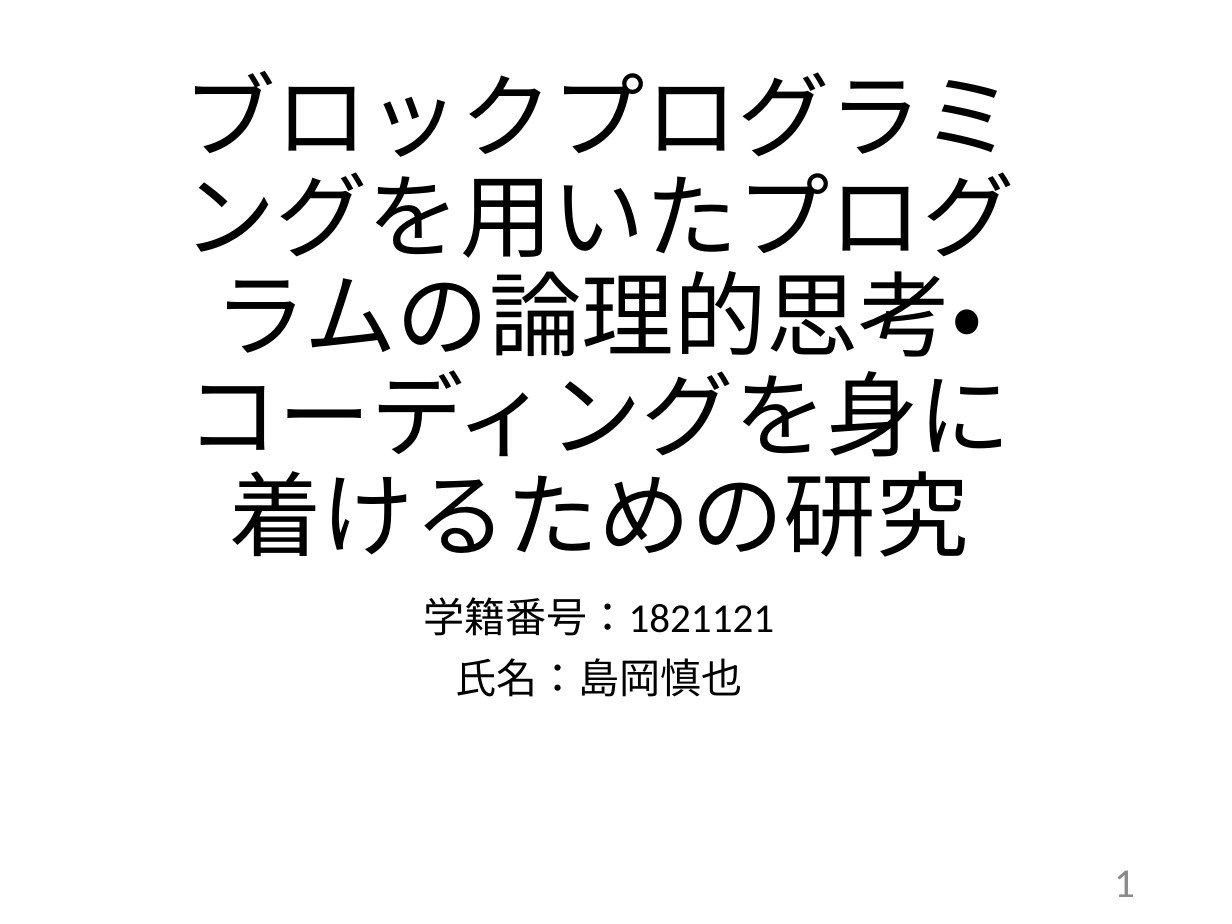
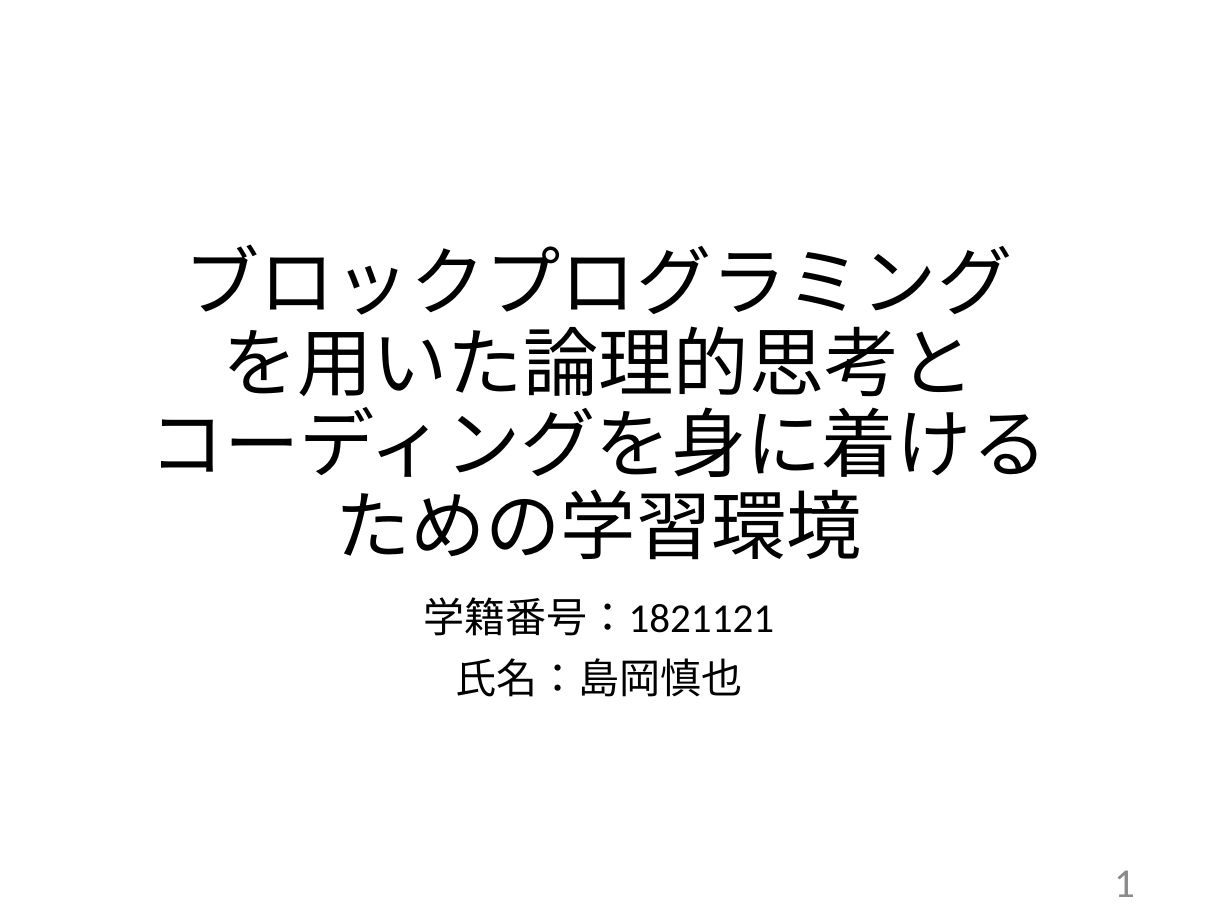
Before and after one commit to kait-takanolab/1821121-shimaoka-thesis, a slide deck: slide 1 of 1821121_shimaoka_sotsuken.pptx. Drawn at 1232x924 pixels with LibreOffice and Linux fonts; fonts in the diff are those of the drawing. Boxes give left, top, right and bottom in pixels: in the first picture for what was removed or moved away, otherwise in the second. Text is boxed around its words. In the diff, an @@ line names an element or a change of style, - is before the commit and + after.

```diff
--- a/1821121_shimaoka_sotsuken.pptx
+++ b/1821121_shimaoka_sotsuken.pptx
@@ title at (149, 244, 1047, 560): text changed; size 54 to 44 pt @@
-ブロックプログラミングを用いたプログラムの論理的思考・コーディングを身に着けるための研究
+ブロックプログラミングを用いた論理的思考と
+コーディングを身に着けるための学習環境
```
Also in this commit, not shown: 4 other slides changed, 4 slides added.
